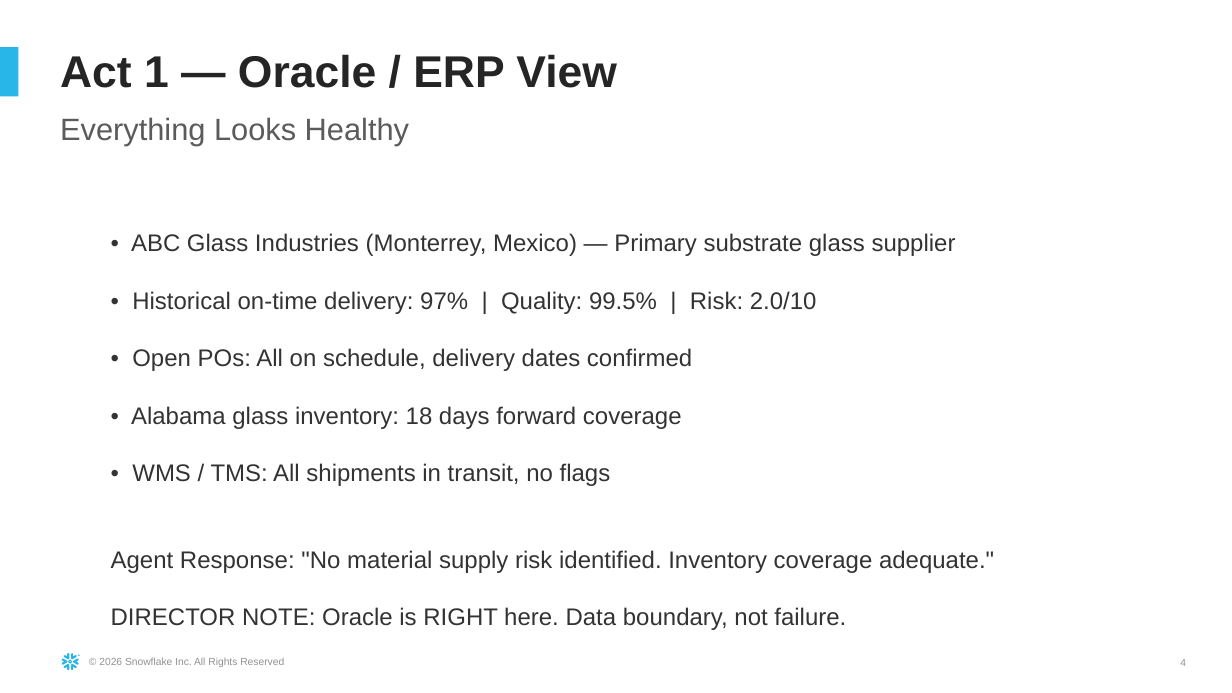
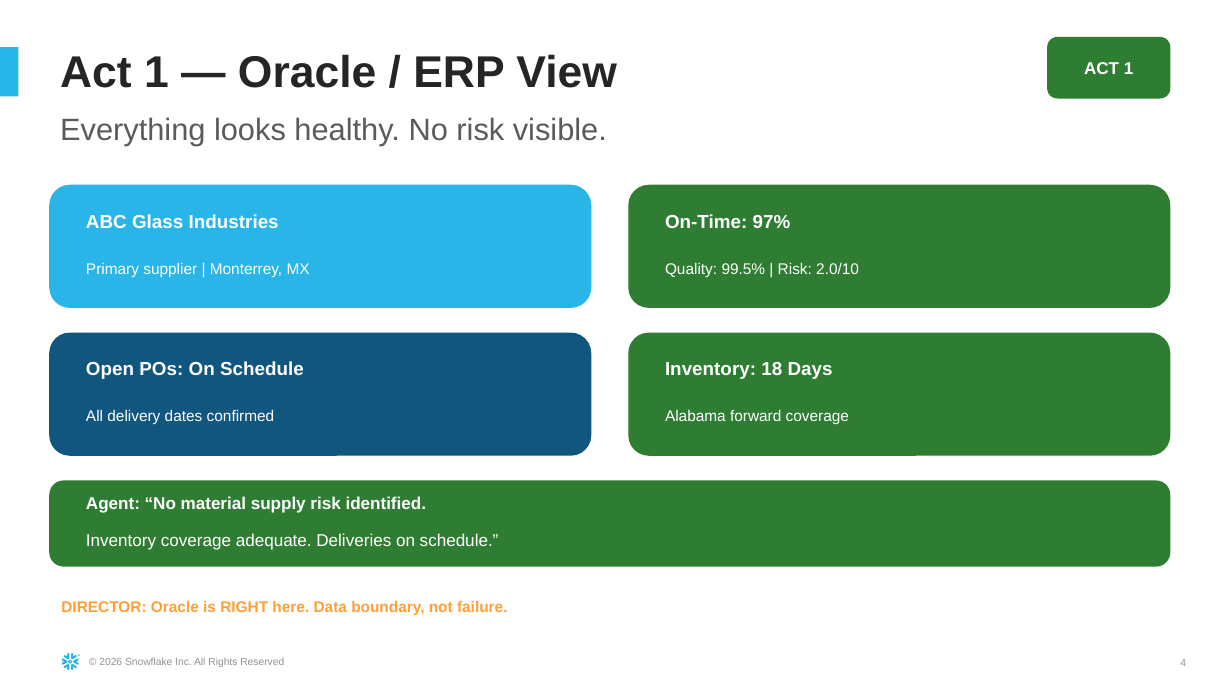
Before and after one commit to sfc-gh-sdickson/First-Solar, a slide deck: slide 4 of docs/First_Solar_Demo_Narrative.pptx. Drawn at 1232x693 pixels with LibreOffice and Linux fonts; fonts in the diff are those of the drawing. Boxes give left, top, right and bottom in pixels: in the first picture for what was removed or moved away, otherwise in the second. Text is boxed around its words. In the diff, an @@ line names an element or a change of style, - is before the commit and + after.

Commit message:
Fix PPTX: correct 10x5.62 dimensions, add graphic elements
Fixes text overflow (slide is 10"x5.62", not 13.3"x7.5"). Adds visual
elements: colored metric cards, numbered action circles, chevron flow
arrows, gauge-style inventory indicator, data visualization boxes.
Uses exact placeholder positions from template inspection.

.... Generated with [Cortex Code](https://docs.snowflake.com/en/user-guide/cortex-code/cortex-code)

```diff
--- a/docs/First_Solar_Demo_Narrative.pptx
+++ b/docs/First_Solar_Demo_Narrative.pptx
@@ rounded rectangle added at <box>1047,37,1170,99</box>, fill #2E7D32, 10 pt, text #FFFFFF, bold @@
+ACT 1
@@ subtitle at <box>60,117,607,145</box>: text changed @@
-Everything Looks Healthy
+Everything looks healthy. No risk visible.
@@ rounded rectangle added at <box>49,185,591,308</box>, fill #29B5E8 @@
@@ rounded rectangle added at <box>628,185,1170,308</box>, fill #2E7D32 @@
@@ text added at <box>86,214,279,228</box>, 11 pt, text #FFFFFF, bold @@
+ABC Glass Industries
@@ text removed at <box>111,233,994,630</box> @@
-• ABC Glass Industries (Monterrey, Mexico) — Primary substrate glass supplier
-• Historical on-time delivery: 97% | Quality: 99.5% | Risk: 2.0/10
-• Open POs: All on schedule, delivery dates confirmed
-• Alabama glass inventory: 18 days forward coverage
-• WMS / TMS: All shipments in transit, no flags
-Agent Response: "No material supply risk identified. Inventory coverage adequate."
-DIRECTOR NOTE: Oracle is RIGHT here. Data boundary, not failure.
@@ text added at <box>665,214,791,228</box>, 11 pt, text #FFFFFF, bold @@
+On-Time: 97%
@@ text added at <box>86,263,310,277</box>, 9 pt, text #FFFFFF @@
+Primary supplier | Monterrey, MX
@@ text added at <box>665,263,859,277</box>, 9 pt, text #FFFFFF @@
+Quality: 99.5% | Risk: 2.0/10
@@ rounded rectangle added at <box>49,333,591,456</box>, fill #11567F @@
@@ rounded rectangle added at <box>628,333,1170,456</box>, fill #2E7D32 @@
@@ text added at <box>86,361,304,379</box>, 11 pt, text #FFFFFF, bold @@
+Open POs: On Schedule
@@ text added at <box>665,362,833,379</box>, 11 pt, text #FFFFFF, bold @@
+Inventory: 18 Days
@@ text added at <box>86,409,275,424</box>, 9 pt, text #FFFFFF @@
+All delivery dates confirmed
@@ text added at <box>665,410,849,424</box>, 9 pt, text #FFFFFF @@
+Alabama forward coverage
@@ rounded rectangle added at <box>49,480,1170,567</box>, fill #2E7D32 @@
@@ text added at <box>86,496,427,513</box>, 10 pt, text #FFFFFF, bold @@
+Agent: “No material supply risk identified.
@@ text added at <box>86,533,499,550</box>, 10 pt, text #FFFFFF @@
+Inventory coverage adequate. Deliveries on schedule.”
@@ text added at <box>61,601,507,615</box>, 9 pt, text #FF9F36, bold @@
+DIRECTOR: Oracle is RIGHT here. Data boundary, not failure.
```
Also in this commit, not shown: 11 other slides changed.
